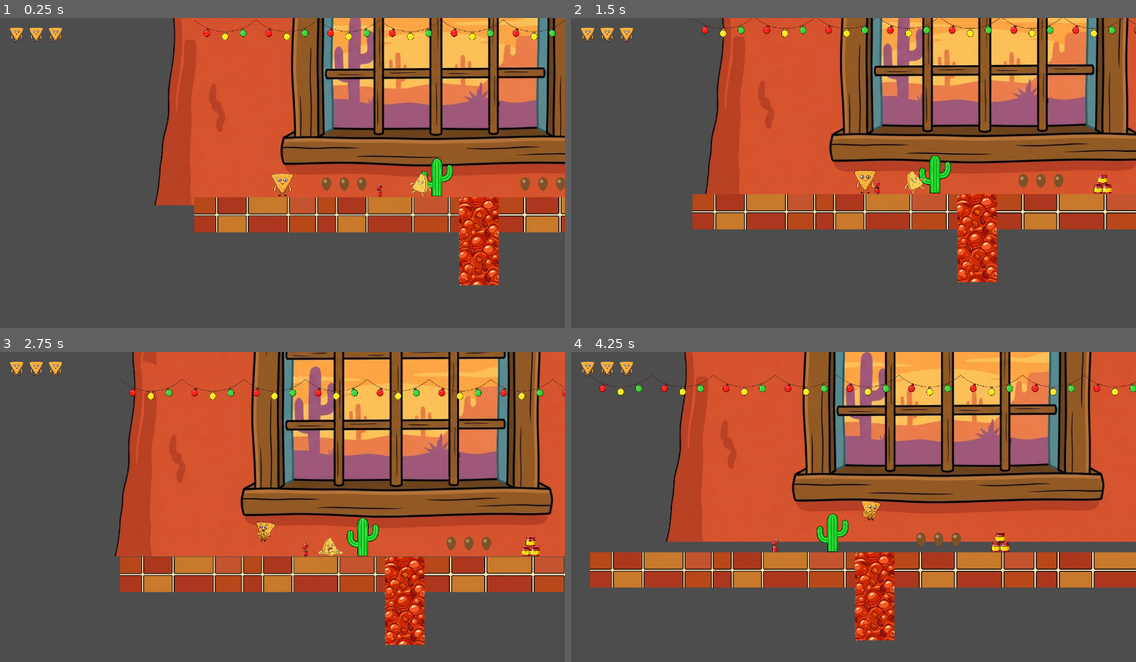
Above: before the commit, frames 1-4 (two rows, left to right).
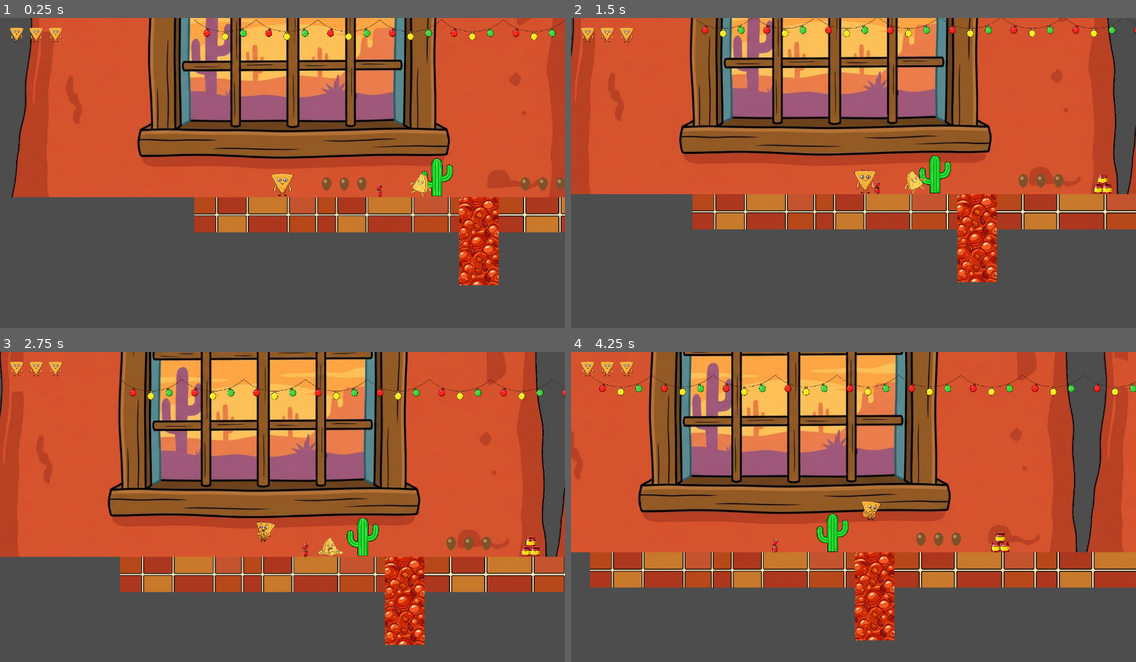
Above: after the commit, the same moments.

Repository: polkfarody/cornchipday
Game: Godot game, scene res://scenes/Level1.tscn
Two runs of this game, one before a commit and one after it. Both use one fixed random seed, a clock stepped at 60 frames per second and the inputs below.
Inputs:
- Up to frame 1 (0.25 s): no input
- Up to frame 2 (1.5 s): tap Enter (ui_accept) at 0.5, 0.77 s; hold Right (ui_right) from 0.53 s (still down)
- Up to frame 3 (2.75 s): tap Enter (ui_accept) at 1.52 s; release Right (ui_right) at 2.03 s; hold Left (ui_left) from 2.03 s (still down)
- Up to frame 4 (4.25 s): release Left (ui_left) at 2.78 s; hold Right (ui_right) from 2.78 s (still down); tap Enter (ui_accept) at 3.02, 3.77 s

The runs differ from the first frame. In frame 1, 48% of the frame differs, in the area x 2-100%, y 0-61%; in frame 2, 49%; in frame 3, 52%; in frame 4, 55%, in the area x 0-100%, y 0-65%.

Commit message:
Use Godot's native ParallaxBackground/ParallaxLayer instead of a custom script
Reverted to the built-in parallax mechanism rather than continuing to patch
a hand-rolled one -- ParallaxLayer.motion_scale is a Vector2, so
Vector2(0.4, 1.0) gives horizontal parallax depth while Y=1.0 means full
1:1 vertical tracking, fixing the jump-gap issue (background drifting away
from the ground on every jump) the same way the custom script's fix
intended, using the tested built-in instead of code I'd already gotten
wrong once. Also gitignored builds/ (a local export directory that
git add -A nearly swept in).

Diff:
--- a/scenes/Level1.tscn
+++ b/scenes/Level1.tscn
@@ -20,7 +20,6 @@
 [ext_resource type="Texture2D" path="res://Assets/generated/environment/level1/l1_cactus.png" id="17_cactus"]
 [ext_resource type="Texture2D" path="res://Assets/generated/environment/level1/l1_string_lights.png" id="18_string_lights"]
 [ext_resource type="Texture2D" path="res://Assets/generated/environment/level1/l1_window_view.png" id="19_window_view"]
-[ext_resource type="Script" path="res://scripts/parallax_scroll.gd" id="20_parallax"]
 
 [sub_resource type="RectangleShape2D" id="RectangleShape2D_trigger"]
 size = Vector2(20, 400)
@@ -53,26 +52,27 @@
 script = ExtResource("0_level_base")
 next_level_path = "res://scenes/Level2.tscn"
 
-[node name="WindowScroll" type="Node2D" parent="."]
-script = ExtResource("20_parallax")
-motion_scale = 0.4
-
-[node name="Window1" type="Sprite2D" parent="WindowScroll"]
+[node name="WindowParallax" type="ParallaxBackground" parent="."]
+
+[node name="WindowLayer" type="ParallaxLayer" parent="WindowParallax"]
+motion_scale = Vector2(0.4, 1.0)
+
+[node name="Window1" type="Sprite2D" parent="WindowParallax/WindowLayer"]
 position = Vector2(450, -20)
 scale = Vector2(0.99, 0.99)
 texture = ExtResource("19_window_view")
 
-[node name="Window2" type="Sprite2D" parent="WindowScroll"]
+[node name="Window2" type="Sprite2D" parent="WindowParallax/WindowLayer"]
 position = Vector2(1750, -20)
 scale = Vector2(0.99, 0.99)
 texture = ExtResource("19_window_view")
 
-[node name="Window3" type="Sprite2D" parent="WindowScroll"]
+[node name="Window3" type="Sprite2D" parent="WindowParallax/WindowLayer"]
 position = Vector2(3050, -20)
 scale = Vector2(0.99, 0.99)
 texture = ExtResource("19_window_view")
 
-[node name="Window4" type="Sprite2D" parent="WindowScroll"]
+[node name="Window4" type="Sprite2D" parent="WindowParallax/WindowLayer"]
 position = Vector2(4350, -20)
 scale = Vector2(0.99, 0.99)
 texture = ExtResource("19_window_view")
--- a/scenes/Level2.tscn
+++ b/scenes/Level2.tscn
@@ -17,7 +17,6 @@
 [ext_resource type="Texture2D" path="res://Assets/generated/environment/level2/l2_chip.png" id="14_chip"]
 [ext_resource type="Texture2D" path="res://Assets/generated/environment/level2/l2_cheese_drip.png" id="15_cheese_drip"]
 [ext_resource type="Texture2D" path="res://Assets/generated/environment/level2/l2_window_view.png" id="16_window_view"]
-[ext_resource type="Script" path="res://scripts/parallax_scroll.gd" id="17_parallax"]
 
 [sub_resource type="RectangleShape2D" id="RectangleShape2D_groundA"]
 size = Vector2(600, 80)
@@ -41,26 +40,27 @@
 script = ExtResource("0_level_base")
 next_level_path = "res://scenes/Level3.tscn"
 
-[node name="WindowScroll" type="Node2D" parent="."]
-script = ExtResource("17_parallax")
-motion_scale = 0.4
-
-[node name="Window1" type="Sprite2D" parent="WindowScroll"]
+[node name="WindowParallax" type="ParallaxBackground" parent="."]
+
+[node name="WindowLayer" type="ParallaxLayer" parent="WindowParallax"]
+motion_scale = Vector2(0.4, 1.0)
+
+[node name="Window1" type="Sprite2D" parent="WindowParallax/WindowLayer"]
 position = Vector2(142, -20)
 scale = Vector2(0.7548, 0.7548)
 texture = ExtResource("16_window_view")
 
-[node name="Window2" type="Sprite2D" parent="WindowScroll"]
+[node name="Window2" type="Sprite2D" parent="WindowParallax/WindowLayer"]
 position = Vector2(827, -20)
 scale = Vector2(0.7548, 0.7548)
 texture = ExtResource("16_window_view")
 
-[node name="Window3" type="Sprite2D" parent="WindowScroll"]
+[node name="Window3" type="Sprite2D" parent="WindowParallax/WindowLayer"]
 position = Vector2(1512, -20)
 scale = Vector2(0.7548, 0.7548)
 texture = ExtResource("16_window_view")
 
-[node name="Window4" type="Sprite2D" parent="WindowScroll"]
+[node name="Window4" type="Sprite2D" parent="WindowParallax/WindowLayer"]
 position = Vector2(2196, -20)
 scale = Vector2(0.7548, 0.7548)
 texture = ExtResource("16_window_view")
--- a/scripts/parallax_scroll.gd
+++ /dev/null
@@ -1,25 +0,0 @@
-extends Node2D
-
-# Manual parallax: shifts this holder (and everything under it) at a
-# fraction of the camera's movement, so its children appear farther away
-# than normal foreground content. Deliberately not Godot's own
-# ParallaxBackground/ParallaxLayer -- that's a CanvasLayer, and getting a
-# CanvasLayer's draw order right relative to plain scene content (the sky
-# bands, ground, etc.) proved unreliable in practice. Staying a plain Node2D
-# means the existing tree-order depth ordering (drawn after the sky bands,
-# before gameplay content) keeps working exactly like every other background
-# decoration in the level, with the scroll math handled separately here.
-@export var motion_scale: float = 0.4
-
-var _camera: Camera2D
-var _camera_start: Vector2
-var _tracking := false
-
-func _process(_delta: float) -> void:
-	if not _tracking:
-		_camera = get_viewport().get_camera_2d()
-		if _camera == null:
-			return
-		_camera_start = _camera.global_position
-		_tracking = true
-	position = (_camera.global_position - _camera_start) * (1.0 - motion_scale)
Not shown, changed: .gitignore
